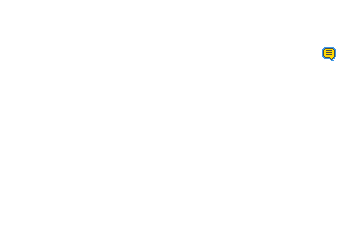
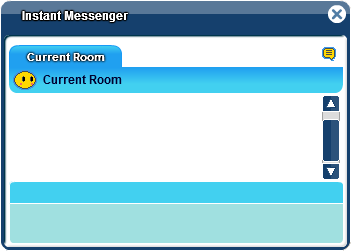
Before/after of a 351 × 251 layered artwork. What changed in the layer stack:
added layer "im" (1st of 2) above "im" over [0, 0, 351, 251]
